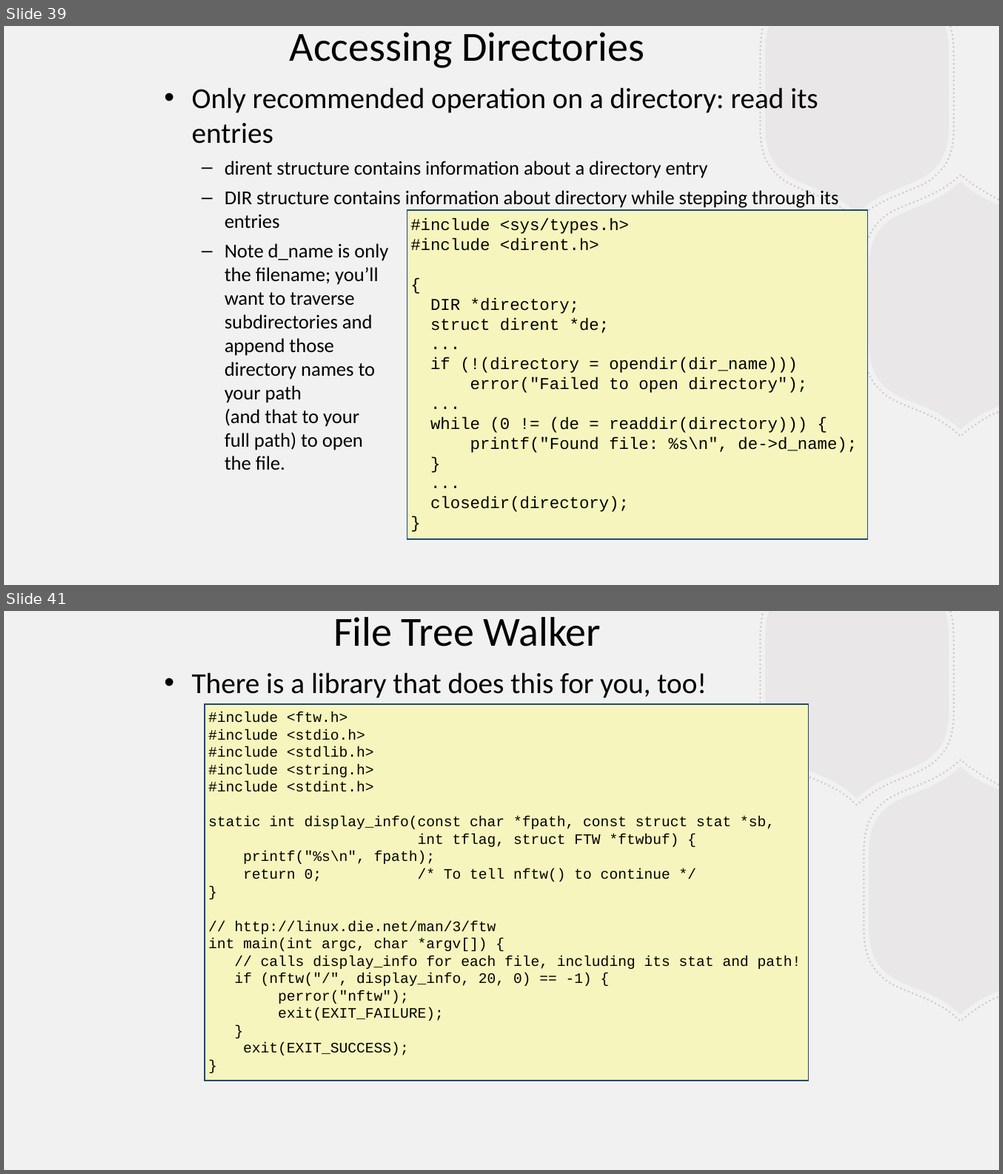
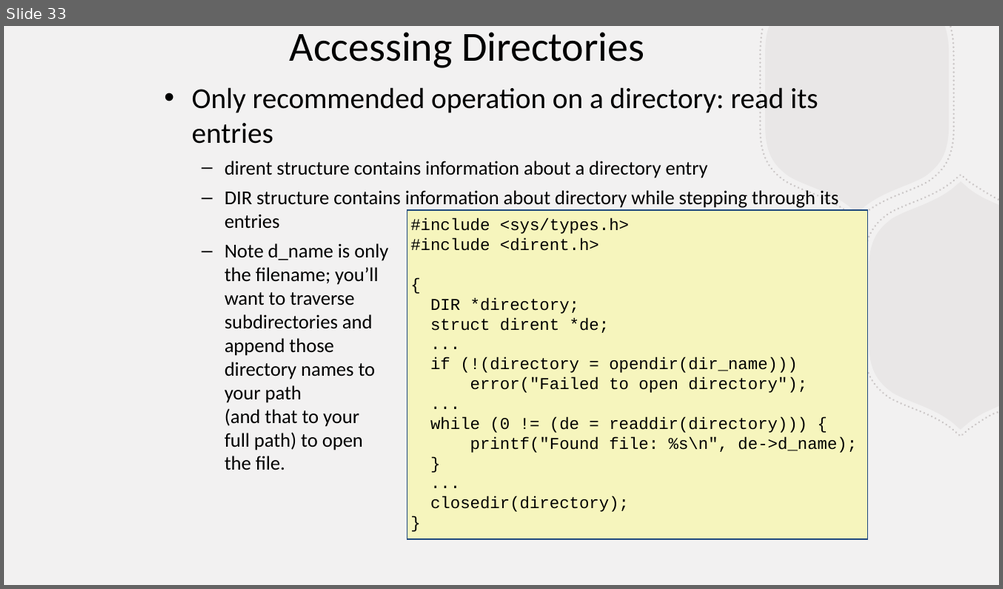
Before and after one commit to BillJr99/Ursinus-CS376, a slide deck: files/lectures/fileio.pptx. Shown one above the other, each under a label of ours: slides 39 and 41 before the commit, slide 33 after it; the slides between them are not shown. The pictures are 1003x1174 and 1003x589 pixels, drawn with LibreOffice and Linux fonts; fonts in the diff are those of the drawing. Boxes give left, top, right and bottom in pixels: in the first picture for what was removed or moved away, otherwise in the second. Text is boxed around its words. In the diff, an @@ line names an element or a change of style, - is before the commit and + after.

```diff
--- a/files/lectures/fileio.pptx
+++ b/files/lectures/fileio.pptx
@@ slide 41 removed at <box>4,611,999,1170</box>, background #F2F1F1; not listed: 4 template elements that a slide beside it also shows @@
@@ text removed at <box>333,617,600,647</box> @@
-File Tree Walker
@@ text removed at <box>192,672,706,698</box> @@
-• There is a library that does this for you, too!
@@ rectangle removed at <box>205,704,808,1081</box> @@
-#include <ftw.h>
-#include <stdio.h>
-#include <stdlib.h>
-#include <string.h>
-#include <stdint.h>
-static int display_info(const char *fpath, const struct stat *sb,
-int tflag, struct FTW *ftwbuf) {
-printf("%s\n", fpath);
-return 0; /* To tell nftw() to continue */
-}
-// http://linux.die.net/man/3/ftw
-int main(int argc, char *argv[]) {
-// calls display_info for each file, including its stat and path!
-if (nftw("/", display_info, 20, 0) == -1) {
-perror("nftw");
-exit(EXIT_FAILURE);
-}
-exit(EXIT_SUCCESS);
-}
@@ what was slide 39 is now slide 33 @@
```
Also in this commit, not shown: 8 other slides removed, 1 other file.
